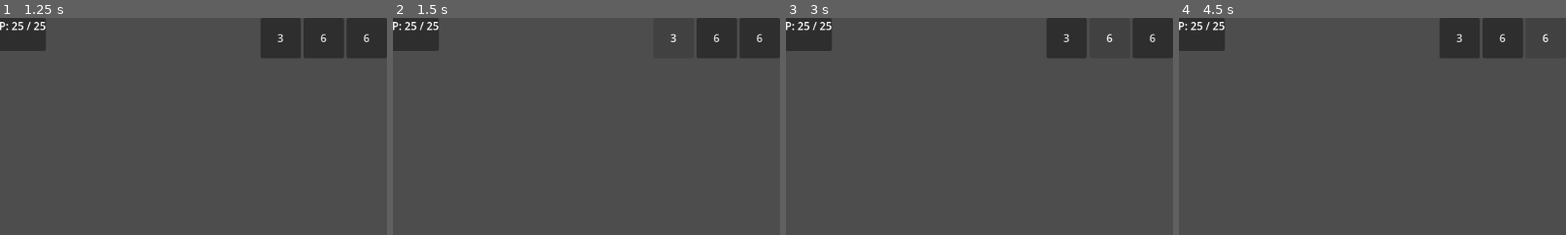
Above: before the commit, frames 1-4 (left to right).
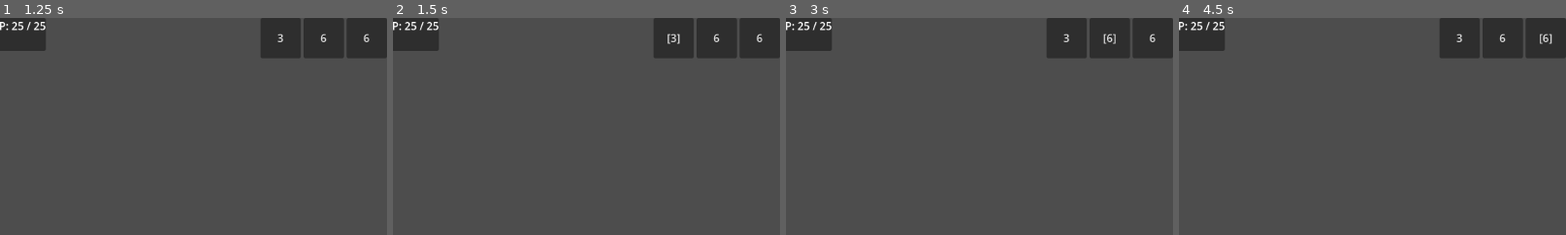
Above: after the commit, the same moments.

Repository: Bbran4/TheThroneThatBreathes
Game: Godot game, scene res://scenes/CombatTest.tscn
Two runs of this game, one before a commit and one after it. Both use one fixed random seed, a clock stepped at 60 frames per second and the inputs below.
Inputs (mouse positions are % of the whole screen's width and height, from its top left):
- Up to frame 1 (1.25 s): click "End Turn" at 0.5 s
- Up to frame 2 (1.5 s): click "3" at 1.25 s
- Up to frame 3 (3 s): click (86, 5) at 2 s, where only the run after the commit has a clickable "[3]"; click "6" at 2.75 s
- Up to frame 4 (4.5 s): click (92, 5) at 3.5 s, where only the run after the commit has a clickable "[6]"; click "6" at 4.25 s
The pictures show only the part of the screen within x 50-100%, y 0-50%; the shares and areas given below are measured in that part.

Frame 1 is identical in both runs. In frame 2, less than 0.1% of the frame differs, in the area x 70-75%, y 7-13%; in frame 3, less than 0.1%; in frame 4, less than 0.1%.

Commit message:
Update CombatUI.gd

Diff:
--- a/scripts/ui/CombatUI.gd
+++ b/scripts/ui/CombatUI.gd
@@ -19,7 +19,6 @@
 var player: PlayerCombatant
 var enemy: EnemyCombatant
 
-var selected_card: CardData = null
 var selected_dice: Array[DiceData] = []
 
 
@@ -113,8 +112,12 @@
 
 	for die in player.get_dice():
 		var button := Button.new()
-		button.text = str(die.current_value)
 		button.custom_minimum_size = Vector2(60, 60)
+
+		if selected_dice.has(die):
+			button.text = "[" + str(die.current_value) + "]"
+		else:
+			button.text = str(die.current_value)
 
 		if die.is_assigned:
 			button.disabled = true
@@ -125,58 +128,53 @@
 
 		dice_container.add_child(button)
 
-
 func _on_card_pressed(card: CardData) -> void:
-	# Select the clicked card.
-	selected_card = card
-	selected_dice.clear()
-
-	print("Selected card: ", card.card_name)
-
+	# Cards resolve immediately when clicked.
+	# The player must already have selected enough valid dice.
+
+	if selected_dice.size() < card.dice_required:
+		print("Not enough dice selected for ", card.card_name)
+		return
+
+	if not card.can_use_with_dice(selected_dice):
+		print("Selected dice cannot be used for ", card.card_name)
+		return
+
+	var success := combat_manager.play_player_card(card, selected_dice)
+
+	if success:
+		print("Played card: ", card.card_name)
+
+		# Clear dice selection after spending dice.
+		selected_dice.clear()
+
+		# Refresh UI immediately after card resolution.
+		_refresh_hand()
+		_refresh_dice()
+		_update_all()
+	else:
+		print("Could not play card: ", card.card_name)
 
 func _on_die_pressed(die: DiceData) -> void:
-	if selected_card == null:
-		print("Select a card first.")
-		return
-
 	if die.is_assigned:
 		return
 
-	if not selected_card.can_use_with_die(die.current_value):
-		print("This die cannot be used for ", selected_card.card_name)
-		return
-
-	selected_dice.append(die)
-
-	print("Selected die: ", die.current_value)
-
-	if selected_dice.size() >= selected_card.dice_required:
-		_try_play_selected_card()
-
-
-func _try_play_selected_card() -> void:
-	if selected_card == null:
-		return
-
-	var success := combat_manager.play_player_card(selected_card, selected_dice)
-
-	if success:
-		selected_card = null
-		selected_dice.clear()
+	if selected_dice.has(die):
+		selected_dice.erase(die)
+		print("Unselected die: ", die.current_value)
 	else:
-		print("Could not play selected card.")
+		selected_dice.append(die)
+		print("Selected die: ", die.current_value)
+
+	_refresh_dice()
 
 
 func _on_end_turn_pressed() -> void:
-	selected_card = null
 	selected_dice.clear()
-
 	combat_manager.end_player_turn()
-
 
 func _on_player_turn_started() -> void:
 	end_turn_button.disabled = false
-	selected_card = null
 	selected_dice.clear()
 
 	_refresh_hand()
@@ -186,7 +184,6 @@
 
 func _on_enemy_turn_started() -> void:
 	end_turn_button.disabled = true
-	selected_card = null
 	selected_dice.clear()
 
 	_update_all()
